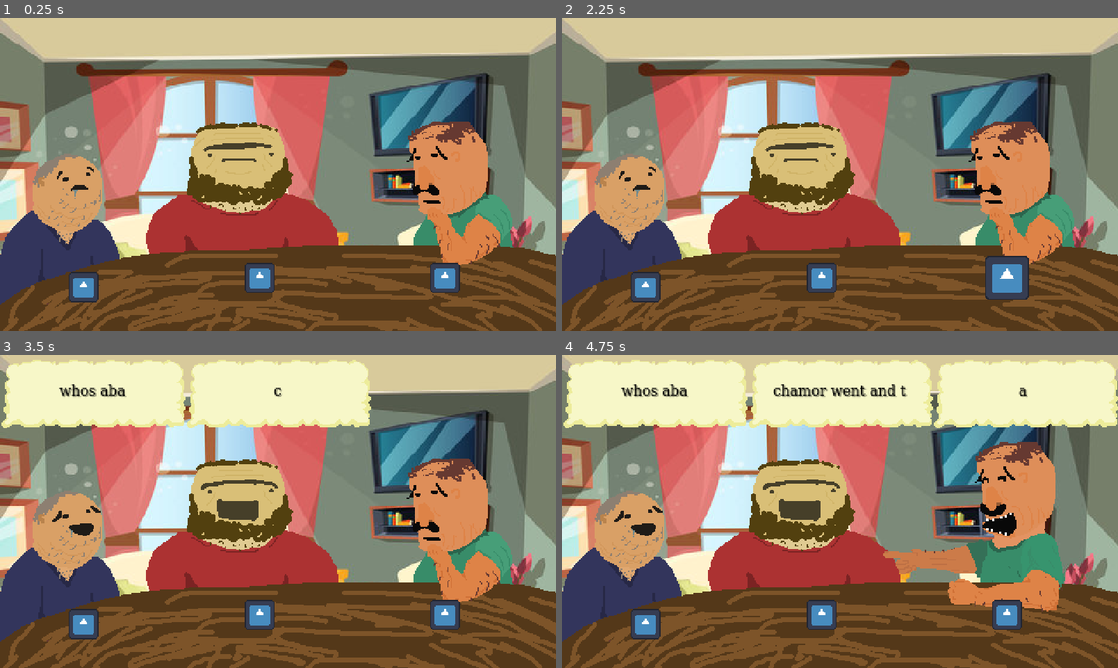
Above: before the commit, frames 1-4 (two rows, left to right).
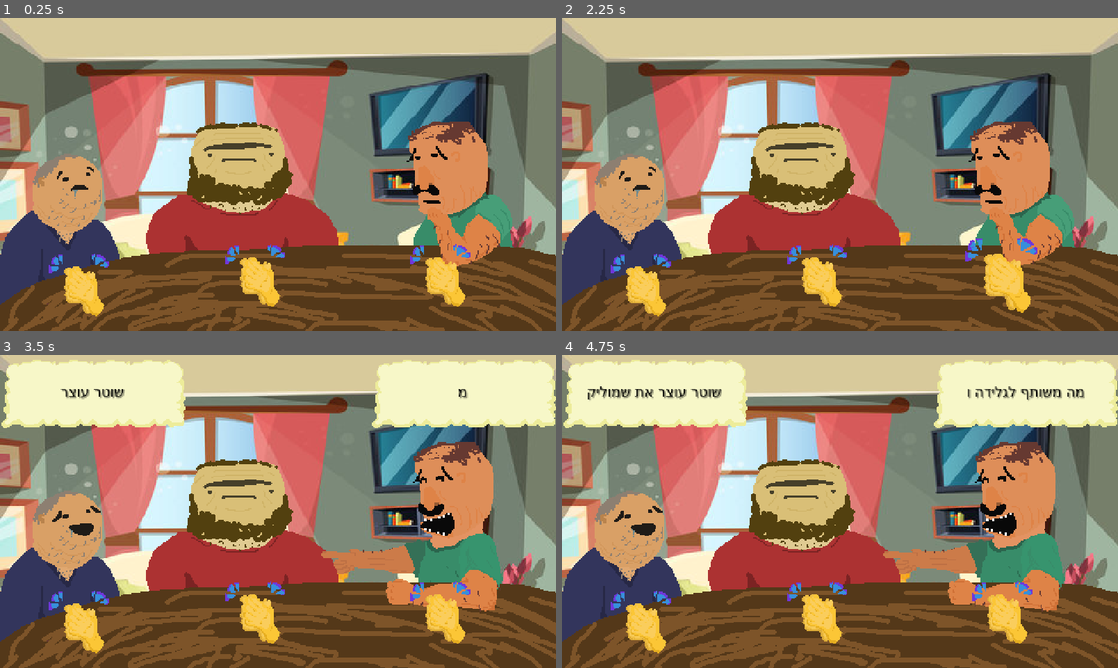
Above: after the commit, the same moments.

Repository: Guy-Michael/dead-jokes
Game: Godot game, scene res://Scenes/main_scene.tscn
Same seed, same stepped clock (60 frames per second), same inputs: the game is played once before the commit and once after it. The engine's default icon, where the game draws it, is replaced by a stand-in: a white triangle on a blue panel in a dark square.
Inputs (mouse positions are in pixels of both pictures, inside the frame that each line leads up to):
- Up to frame 1 (0.25 s): no input
- Up to frame 2 (2.25 s): tap Enter at 0.5, 2 s; move the mouse to (645, 287) at 0.52 s; press the mouse at (645, 287) at 0.53 s; tap Space at 1.25 s; move the mouse to (823, 277) at 1.27 s; release the mouse at (823, 277) at 1.28 s; click (823, 277) at 1.35 s; move the mouse to (1006, 277) at 2.02 s; press the mouse at (1006, 277) at 2.03 s
- Up to frame 3 (3.5 s): tap Space at 2.75 s; move the mouse to (250, 574) at 2.77 s; release the mouse at (250, 574) at 2.78 s; click (250, 574) at 2.85 s
- Up to frame 4 (4.75 s): move the mouse to (1006, 558) at 3.52 s; press the mouse at (1006, 558) at 3.53 s; move the mouse to (673, 464) at 4.27 s; release the mouse at (673, 464) at 4.28 s; click (673, 464) at 4.35 s

The runs differ from the first frame. In frame 1, 2.7% of the frame differs, in the area x 8-85%, y 72-96%; in frame 2, 3.3%; in frame 3, 22%, in the area x 8-100%, y 1-96%; in frame 4, 11%.

Commit message:
some sfx

Diff:
--- a/Nodes/node_dad.tscn
+++ b/Nodes/node_dad.tscn
@@ -1,9 +1,10 @@
-[gd_scene load_steps=7 format=3 uid="uid://cc6nt4n6ymqrq"]
+[gd_scene load_steps=8 format=3 uid="uid://cc6nt4n6ymqrq"]
 
 [ext_resource type="Texture2D" uid="uid://fdpiogo0tk5" path="res://Sprites/dad left.png" id="1_livho"]
 [ext_resource type="Script" path="res://Nodes/script_dad.gd" id="2_l4x7i"]
 [ext_resource type="PackedScene" uid="uid://c70ghln7n3qxg" path="res://Nodes/text_box.tscn" id="2_orbi0"]
-[ext_resource type="Resource" uid="uid://bxtkk5518wdtp" path="res://jokes/joke_chamor.tres" id="4_8raph"]
+[ext_resource type="Resource" uid="uid://bxtkk5518wdtp" path="res://jokes/joke_chicken.tres" id="4_8raph"]
+[ext_resource type="AudioStream" uid="uid://b37fvdbdx5uqp" path="res://Sounds/sfx_die.wav" id="5_263wi"]
 
 [sub_resource type="PhysicsMaterial" id="PhysicsMaterial_jt22t"]
 
@@ -37,11 +38,23 @@
 
 [node name="timer" type="Timer" parent="."]
 process_callback = 0
-wait_time = 4.47953
+wait_time = 4.70826
 one_shot = true
 
 [node name="sprite" type="Sprite2D" parent="."]
 texture = ExtResource("1_livho")
 hframes = 3
 
+[node name="sfx_dead" type="AudioStreamPlayer" parent="."]
+stream = ExtResource("5_263wi")
+volume_db = 2.0
+
+[node name="sfx_joke" type="AudioStreamPlayer" parent="."]
+stream = ExtResource("5_263wi")
+volume_db = 2.0
+
+[node name="sfx_win" type="AudioStreamPlayer" parent="."]
+stream = ExtResource("5_263wi")
+volume_db = 2.0
+
 [connection signal="timeout" from="timer" to="." method="_on_timer_timeout"]
--- a/Nodes/script_dad.gd
+++ b/Nodes/script_dad.gd
@@ -17,6 +17,9 @@
 @onready var my_timer = $timer
 @onready var my_textbox = $TextBox
 @onready var my_sprite = $sprite
+@onready var death_sfx_source = $sfx_dead
+@onready var win_sfx_source = $sfx_win
+@onready var joke_sfx_source = $sfx_joke
 @onready var rnd = RandomNumberGenerator.new()
 @onready var state = DAD_STATES.off
 
@@ -48,7 +51,6 @@
 			else:
 				#progress lines
 				var _line = current_joke.next_line()
-				#print(_line.text)
 				my_textbox.display_text(_line.text)
 				my_timer.start(_line.time)
 
@@ -63,9 +65,9 @@
 	match new_state:
 		DAD_STATES.off:
 			print("returned to neutral")
+			win_sfx_source.play()
 			my_textbox.display_text("")
 			var num = rnd.randf_range(2.0, 6.0)
-			#print("cooldown set to " + str(num))
 			my_timer.start(num)
 			my_sprite.set_frame(0)
 			current_joke = -1
@@ -73,6 +75,7 @@
 		DAD_STATES.joke:
 			#start a joke
 			print("joke started")
+			joke_sfx_source.play()
 
 			#pick a joke
 			current_joke = jokes.pick_random()
@@ -80,18 +83,17 @@
 
 			#send the joke to dialogue
 			var _line = current_joke.get_line()
-			#print(_line.text)
 			my_textbox.display_text(_line.text)
 			#my_textbox.global_position = textbox_pos #done before already but buggy for some reason
 
 			#logic
 			state = DAD_STATES.joke
-			#print("timer: " + str(_line.time))
 			my_timer.start(_line.time)
 			my_sprite.set_frame(1)
 
 		DAD_STATES.dead:
 			print("died")
+			death_sfx_source.play()
 			my_textbox.display_text("")
 			my_sprite.set_frame(2)
 			#change sprite
--- a/Scenes/draggable_action.tscn
+++ b/Scenes/draggable_action.tscn
@@ -1,19 +1,21 @@
 [gd_scene load_steps=4 format=3 uid="uid://xjvq3x82cr55"]
 
 [ext_resource type="Script" path="res://Scripts/joke_componnent.gd" id="1_cai6b"]
-[ext_resource type="Texture2D" uid="uid://bkbdeieiryswt" path="res://icon.svg" id="2_6sokm"]
+[ext_resource type="Texture2D" uid="uid://bto0lylw5xqdb" path="res://Sprites/clap emoji.png" id="2_7foqs"]
 
 [sub_resource type="RectangleShape2D" id="RectangleShape2D_kx5i2"]
 size = Vector2(130, 130)
 
 [node name="joke_componnent" type="Node2D"]
 script = ExtResource("1_cai6b")
-hover_scale = 0.3
-normal_scale = 0.2
+hover_scale = 0.6
+normal_scale = 0.5
 
 [node name="Sprite2D" type="Sprite2D" parent="."]
 z_index = 10
-texture = ExtResource("2_6sokm")
+position = Vector2(-9.53674e-07, 5.72205e-06)
+scale = Vector2(1.6, 1.6)
+texture = ExtResource("2_7foqs")
 
 [node name="Area2D" type="Area2D" parent="."]
 
--- a/Scenes/main_scene.tscn
+++ b/Scenes/main_scene.tscn
@@ -1,13 +1,18 @@
-[gd_scene load_steps=9 format=3 uid="uid://ca6sv7rqq7oi3"]
+[gd_scene load_steps=14 format=3 uid="uid://ca6sv7rqq7oi3"]
 
 [ext_resource type="Texture2D" uid="uid://7ixsbmxqp5t1" path="res://Sprites/table.png" id="1_05ipf"]
 [ext_resource type="Texture2D" uid="uid://qlo17h104lij" path="res://Sprites/bg.png" id="2_qav1c"]
 [ext_resource type="PackedScene" uid="uid://cc6nt4n6ymqrq" path="res://Nodes/node_dad.tscn" id="3_dl2ld"]
 [ext_resource type="Texture2D" uid="uid://cbuu3j7xy8mm3" path="res://Sprites/dad middle.png" id="5_kb0q6"]
-[ext_resource type="Resource" uid="uid://d8bc33wm342e" path="res://jokes/joke_aba.tres" id="5_tvryu"]
+[ext_resource type="Resource" uid="uid://d8bc33wm342e" path="res://jokes/joke_belt.tres" id="5_tvryu"]
 [ext_resource type="Texture2D" uid="uid://2re5y50v84qj" path="res://Sprites/dad right.png" id="6_iwfof"]
+[ext_resource type="AudioStream" uid="uid://c4h58c6ah8ve5" path="res://Sounds/dad 2 joke 1.wav" id="6_q3p1m"]
 [ext_resource type="PackedScene" uid="uid://xjvq3x82cr55" path="res://Scenes/draggable_action.tscn" id="6_x64ke"]
-[ext_resource type="Resource" uid="uid://ctifsar3w38fx" path="res://jokes/joke_shnizel.tres" id="7_887qx"]
+[ext_resource type="Resource" uid="uid://ctifsar3w38fx" path="res://jokes/joke_desert.tres" id="7_887qx"]
+[ext_resource type="AudioStream" uid="uid://8x1qoouho0rw" path="res://Sounds/dad 2 win 2.wav" id="7_mqkum"]
+[ext_resource type="AudioStream" uid="uid://jey405s8ksax" path="res://Sounds/ost.wav" id="9_qib4u"]
+[ext_resource type="AudioStream" uid="uid://d3a3uq3ml8yjr" path="res://Sounds/game_jam_2.wav" id="9_xbbn6"]
+[ext_resource type="AudioStream" uid="uid://dhn5b02a351cv" path="res://Sounds/dad 2 win 1.wav" id="10_qhktk"]
 
 [node name="MainScene" type="Node2D"]
 position = Vector2(216, -112)
@@ -51,10 +56,18 @@
 offset_bottom = -71.0
 
 [node name="timer" parent="dadLeft" index="1"]
-wait_time = 2.24727
+wait_time = 4.55528
+
+[node name="sfx_joke" parent="dadLeft" index="4"]
+stream = ExtResource("6_q3p1m")
+
+[node name="sfx_win" parent="dadLeft" index="5"]
+stream = ExtResource("7_mqkum")
 
 [node name="dadMiddle" parent="." instance=ExtResource("3_dl2ld")]
 position = Vector2(24, 247)
+cooldown_min = 3.0
+cooldown_max = 7.0
 textbox_pos = Vector2(160, 0)
 
 [node name="TextBox" parent="dadMiddle" index="0"]
@@ -64,15 +77,23 @@
 offset_bottom = -71.0
 
 [node name="timer" parent="dadMiddle" index="1"]
-wait_time = 4.79138
+wait_time = 5.69724
 
 [node name="sprite" parent="dadMiddle" index="2"]
 texture = ExtResource("5_kb0q6")
+
+[node name="sfx_joke" parent="dadMiddle" index="4"]
+stream = ExtResource("9_xbbn6")
+
+[node name="sfx_win" parent="dadMiddle" index="5"]
+stream = ExtResource("10_qhktk")
 
 [node name="dadRight" parent="." instance=ExtResource("3_dl2ld")]
 z_index = 3
 position = Vector2(24, 247)
 jokes = Array[Resource("res://Nodes/script_joke.gd")]([ExtResource("7_887qx")])
+cooldown_min = 0.0
+cooldown_max = 4.0
 textbox_pos = Vector2(320, 0)
 
 [node name="TextBox" parent="dadRight" index="0"]
@@ -82,11 +103,21 @@
 offset_bottom = -71.0
 
 [node name="timer" parent="dadRight" index="1"]
-wait_time = 2.51307
+wait_time = 0.878175
 
 [node name="sprite" parent="dadRight" index="2"]
 texture = ExtResource("6_iwfof")
 
+[node name="sfx_joke" parent="dadRight" index="4"]
+stream = ExtResource("6_q3p1m")
+
+[node name="sfx_win" parent="dadRight" index="5"]
+stream = ExtResource("10_qhktk")
+
+[node name="AudioStreamPlayer" type="AudioStreamPlayer" parent="."]
+stream = ExtResource("9_qib4u")
+autoplay = true
+
 [editable path="dadLeft"]
 [editable path="dadMiddle"]
 [editable path="dadRight"]
--- a/jokes/joke_aba.tres
+++ /dev/null
@@ -1,20 +0,0 @@
-[gd_resource type="Resource" script_class="class_joke" load_steps=5 format=3 uid="uid://d8bc33wm342e"]
-
-[ext_resource type="Script" path="res://Scripts/script_joke_line.gd" id="1_oilq6"]
-[ext_resource type="Script" path="res://Nodes/script_joke.gd" id="1_rx0yd"]
-
-[sub_resource type="Resource" id="Resource_3m7bk"]
-script = ExtResource("1_oilq6")
-text = "whos aba"
-time = 6.0
-accepted_indexes = Array[int]([])
-
-[sub_resource type="Resource" id="Resource_klway"]
-script = ExtResource("1_oilq6")
-text = "karir"
-time = 6.0
-accepted_indexes = Array[int]([0])
-
-[resource]
-script = ExtResource("1_rx0yd")
-lines = Array[ExtResource("1_oilq6")]([SubResource("Resource_3m7bk"), SubResource("Resource_klway")])
--- /dev/null
+++ b/jokes/joke_belt.tres
@@ -0,0 +1,26 @@
+[gd_resource type="Resource" script_class="class_joke" load_steps=6 format=3 uid="uid://d8bc33wm342e"]
+
+[ext_resource type="Script" path="res://Scripts/script_joke_line.gd" id="1_27860"]
+[ext_resource type="Script" path="res://Nodes/script_joke.gd" id="2_8fbjd"]
+
+[sub_resource type="Resource" id="Resource_3m7bk"]
+script = ExtResource("1_27860")
+text = "שוטר עוצר את שמוליק"
+time = 3.0
+accepted_indexes = Array[int]([])
+
+[sub_resource type="Resource" id="Resource_klway"]
+script = ExtResource("1_27860")
+text = "שואל איפה החגורה"
+time = 2.0
+accepted_indexes = Array[int]([])
+
+[sub_resource type="Resource" id="Resource_m1y5d"]
+script = ExtResource("1_27860")
+text = "\"לא נופלות לי המכנסיים\" חה חה"
+time = 4.0
+accepted_indexes = Array[int]([0])
+
+[resource]
+script = ExtResource("2_8fbjd")
+lines = Array[ExtResource("1_27860")]([SubResource("Resource_3m7bk"), SubResource("Resource_klway"), SubResource("Resource_m1y5d")])
--- a/jokes/joke_chamor.tres
+++ /dev/null
@@ -1,20 +0,0 @@
-[gd_resource type="Resource" script_class="class_joke" load_steps=5 format=3 uid="uid://bxtkk5518wdtp"]
-
-[ext_resource type="Script" path="res://Scripts/script_joke_line.gd" id="1_i3ud1"]
-[ext_resource type="Script" path="res://Nodes/script_joke.gd" id="2_q24x6"]
-
-[sub_resource type="Resource" id="Resource_ty7ku"]
-script = ExtResource("1_i3ud1")
-text = "chamor went and then"
-time = 4.0
-accepted_indexes = Array[int]([])
-
-[sub_resource type="Resource" id="Resource_p3roe"]
-script = ExtResource("1_i3ud1")
-text = "horse haha"
-time = 6.0
-accepted_indexes = Array[int]([1, 0])
-
-[resource]
-script = ExtResource("2_q24x6")
-lines = Array[ExtResource("1_i3ud1")]([SubResource("Resource_ty7ku"), SubResource("Resource_p3roe")])
--- /dev/null
+++ b/jokes/joke_chicken.tres
@@ -0,0 +1,26 @@
+[gd_resource type="Resource" script_class="class_joke" load_steps=6 format=3 uid="uid://bxtkk5518wdtp"]
+
+[ext_resource type="Script" path="res://Scripts/script_joke_line.gd" id="1_s8q5e"]
+[ext_resource type="Script" path="res://Nodes/script_joke.gd" id="2_jfghp"]
+
+[sub_resource type="Resource" id="Resource_ty7ku"]
+script = ExtResource("1_s8q5e")
+text = "למה התרנגול חצה את הכביש?"
+time = 3.0
+accepted_indexes = Array[int]([])
+
+[sub_resource type="Resource" id="Resource_p3roe"]
+script = ExtResource("1_s8q5e")
+text = "נו מהתה עושה לי פרצוף"
+time = 2.0
+accepted_indexes = Array[int]([])
+
+[sub_resource type="Resource" id="Resource_rgab8"]
+script = ExtResource("1_s8q5e")
+text = "הוא לא רצה לשלם מס הכנסה!"
+time = 4.0
+accepted_indexes = Array[int]([0])
+
+[resource]
+script = ExtResource("2_jfghp")
+lines = Array[ExtResource("1_s8q5e")]([SubResource("Resource_ty7ku"), SubResource("Resource_p3roe"), SubResource("Resource_rgab8")])
--- /dev/null
+++ b/jokes/joke_desert.tres
@@ -0,0 +1,26 @@
+[gd_resource type="Resource" script_class="class_joke" load_steps=6 format=3 uid="uid://ctifsar3w38fx"]
+
+[ext_resource type="Script" path="res://Scripts/script_joke_line.gd" id="1_a0l4n"]
+[ext_resource type="Script" path="res://Nodes/script_joke.gd" id="2_4jdsn"]
+
+[sub_resource type="Resource" id="Resource_yppru"]
+script = ExtResource("1_a0l4n")
+text = "מה משותף לגלידה ונייר טואלט"
+time = 2.0
+accepted_indexes = Array[int]([])
+
+[sub_resource type="Resource" id="Resource_1fm6n"]
+script = ExtResource("1_a0l4n")
+text = "קינוח"
+time = 2.0
+accepted_indexes = Array[int]([])
+
+[sub_resource type="Resource" id="Resource_legla"]
+script = ExtResource("1_a0l4n")
+text = "הבנת?"
+time = 4.0
+accepted_indexes = Array[int]([0])
+
+[resource]
+script = ExtResource("2_4jdsn")
+lines = Array[ExtResource("1_a0l4n")]([SubResource("Resource_yppru"), SubResource("Resource_1fm6n"), SubResource("Resource_legla")])
--- a/jokes/joke_shnizel.tres
+++ /dev/null
@@ -1,20 +0,0 @@
-[gd_resource type="Resource" script_class="class_joke" load_steps=5 format=3 uid="uid://ctifsar3w38fx"]
-
-[ext_resource type="Script" path="res://Nodes/script_joke.gd" id="1_le08i"]
-[ext_resource type="Script" path="res://Scripts/script_joke_line.gd" id="1_lp1pq"]
-
-[sub_resource type="Resource" id="Resource_yppru"]
-script = ExtResource("1_lp1pq")
-text = "a man went and then..."
-time = 3.0
-accepted_indexes = Array[int]([])
-
-[sub_resource type="Resource" id="Resource_1fm6n"]
-script = ExtResource("1_lp1pq")
-text = "boom shnizel!"
-time = 3.0
-accepted_indexes = Array[int]([])
-
-[resource]
-script = ExtResource("1_le08i")
-lines = Array[ExtResource("1_lp1pq")]([SubResource("Resource_yppru"), SubResource("Resource_1fm6n")])
Not shown, added: Sounds/dad 2 joke 1.wav.import
Not shown, added: Sounds/dad 2 win 1.wav.import
Not shown, added: Sounds/dad 2 win 2.wav.import
Not shown, added: Sounds/dad 2 win 3.wav.import
Not shown, added: Sounds/dad10.wav.import
Not shown, added: Sounds/dad3.wav.import
Not shown, added: Sounds/dad5.wav.import
Not shown, added: Sounds/dad6.wav.import
Not shown, added: Sounds/dad7.wav.import
Not shown, added: Sounds/dad8.wav.import
Not shown, added: Sounds/dad9.wav.import
Not shown, added: Sounds/game_jam_1.wav.import
(and 26 more such lines)
